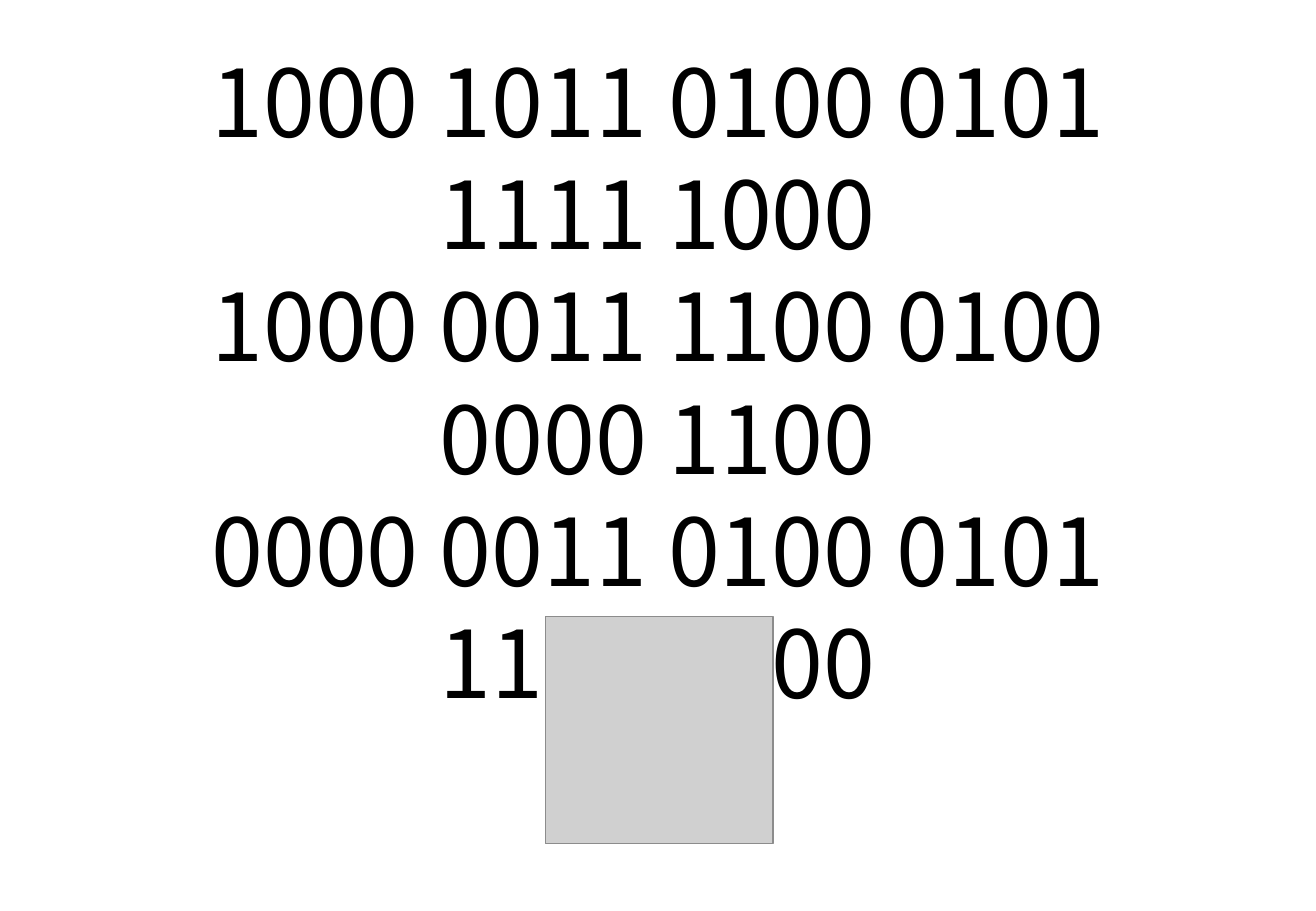
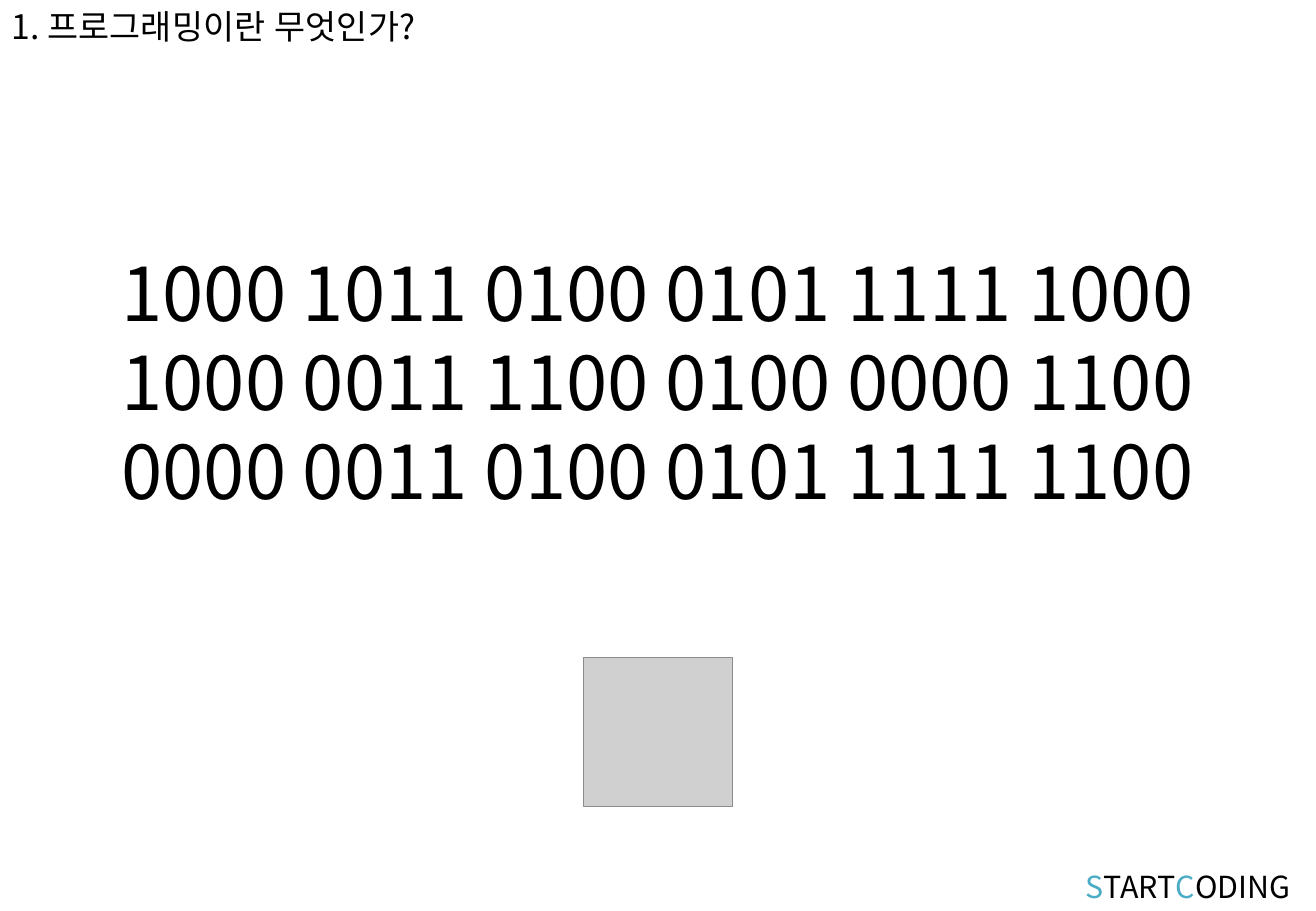
Before and after one commit to kwonkijun/python, a slide deck: slide 6 of 파이썬기초(PPT)/파이썬 기초 1강_강의소개.pptx. Drawn at 1316x911 pixels with LibreOffice and Linux fonts; fonts in the diff are those of the drawing; grey boxes stand for pictures. Boxes give left, top, right and bottom in pixels: in the first picture for what was removed or moved away, otherwise in the second. Text is boxed around its words. In the diff, an @@ line names an element or a change of style, - is before the commit and + after.

```diff
--- a/파이썬기초(PPT)/파이썬 기초 1강_강의소개.pptx
+++ b/파이썬기초(PPT)/파이썬 기초 1강_강의소개.pptx
@@ text added at [12, 11, 416, 42], 20 pt, text #000000 @@
+1. 프로그래밍이란 무엇인가?
@@ title "1000 1011 0100 0101 1111 ..." at [122, 265, 1194, 500]: size 55.4 to 44 pt @@
@@ picture: place and size @@
-picture at [546, 616, 773, 843]
+picture at [583, 657, 733, 807]
@@ text added at [1086, 875, 1291, 899], 18 pt, text #000000 @@
+STARTCODING
```
Also in this commit, not shown: 14 other slides changed, 3 slides added, 3 slides removed, 12 other files.
